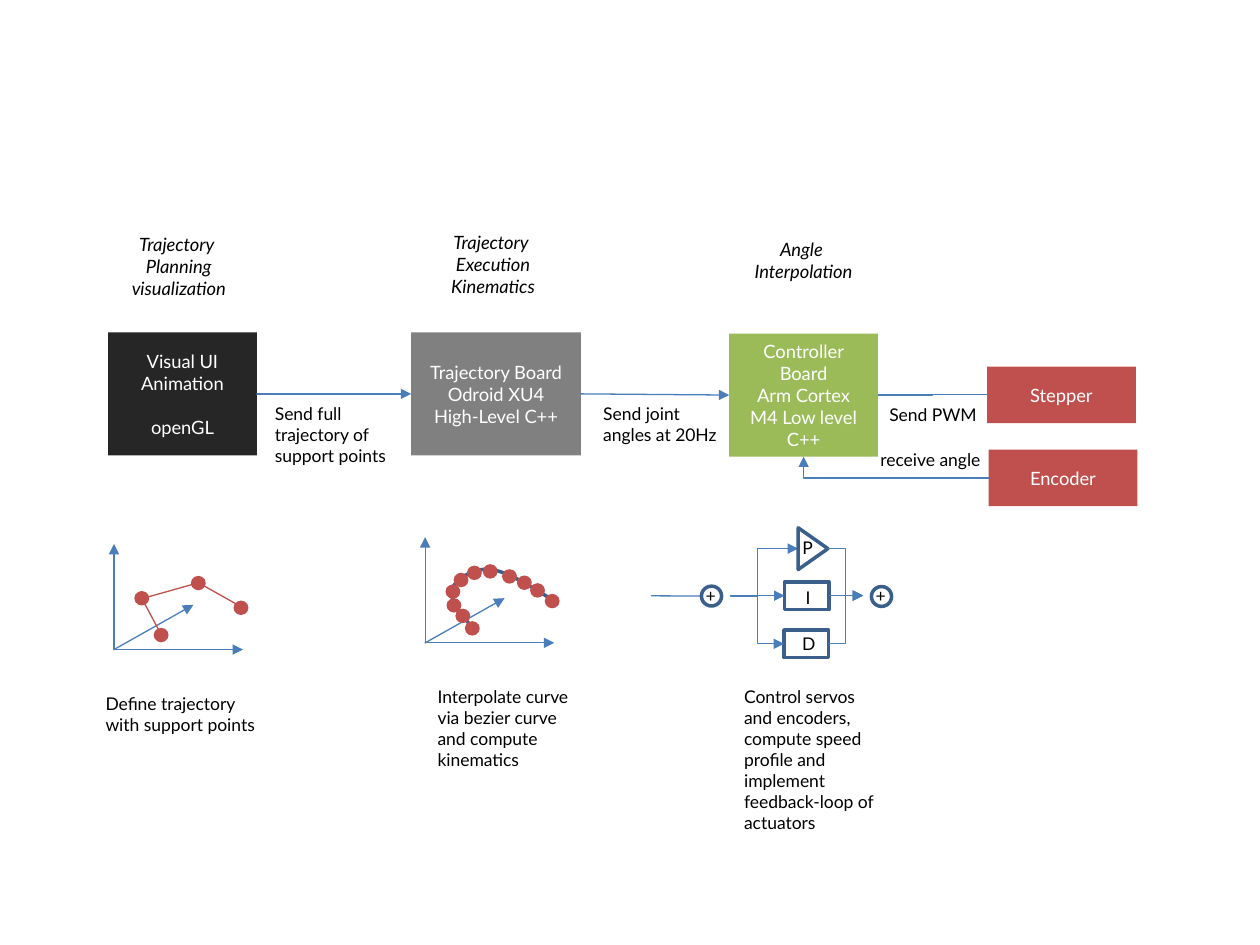
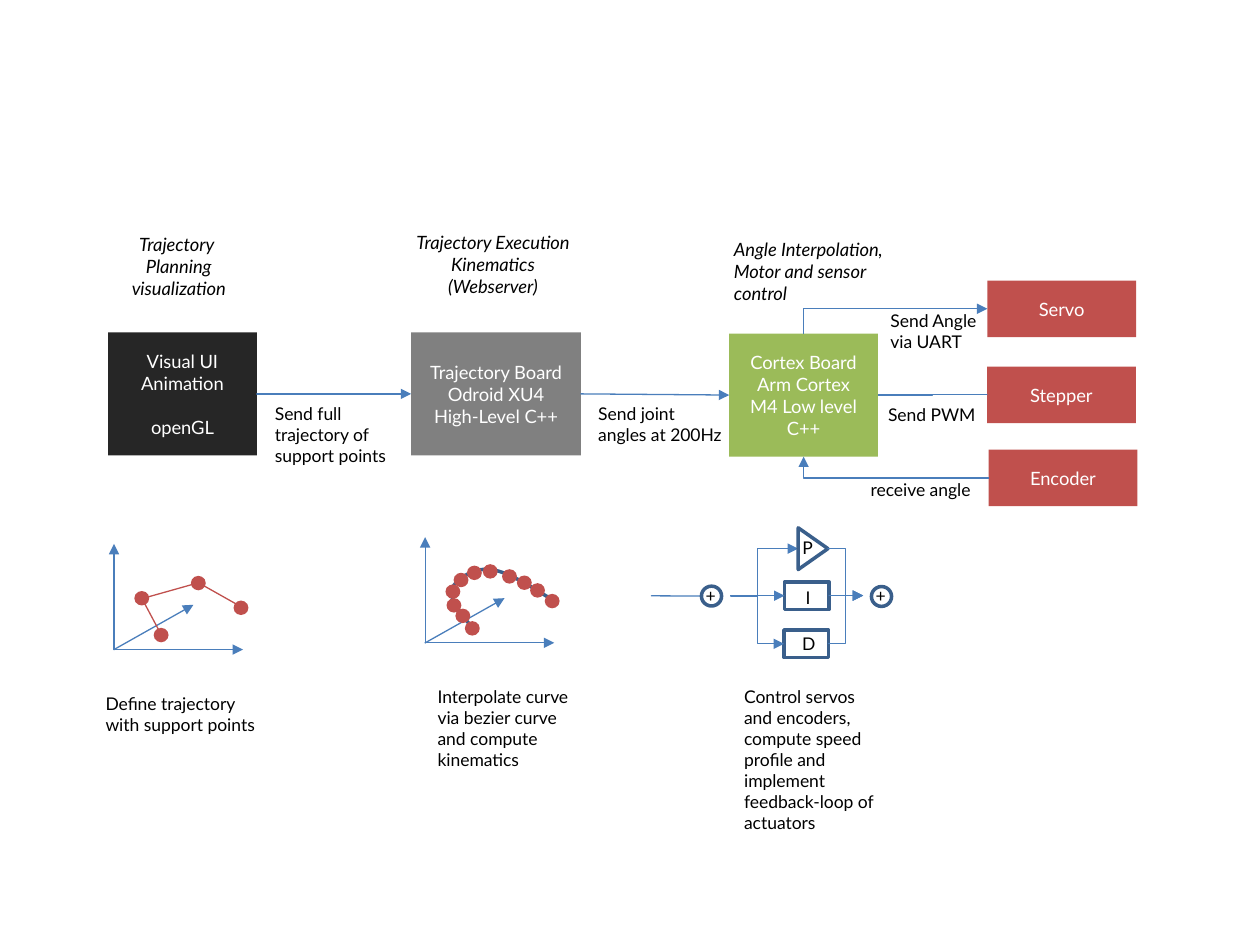
Before and after one commit to goergch/Walter, a slide deck: slide 4 of doc/Walter Documentation.pptx. Drawn at 1260x945 pixels with LibreOffice and Linux fonts; fonts in the diff are those of the drawing. Boxes give left, top, right and bottom in pixels: in the first picture for what was removed or moved away, otherwise in the second. Text is boxed around its words. In the diff, an @@ line names an element or a change of style, - is before the commit and + after.

```diff
--- a/doc/Walter Documentation.pptx
+++ b/doc/Walter Documentation.pptx
@@ text "Trajectory Execution": place and size @@
-text "Trajectory Execution" at [451,235,535,293]
+text "Trajectory Execution" at [416,235,569,296]
@@ text at [416,235,569,253]: text changed @@
-Trajectory
-Execution
+Trajectory Execution
@@ text at [734,242,883,300]: text changed @@
-Angle
-Interpolation
+Angle Interpolation,
+Motor and sensor control
@@ text at [448,279,538,296]: paragraph added @@
+(Webserver)
@@ rectangle added at [988,281,1137,338], fill #C0504D, 10.5 pt, text #FFFFFF @@
+Servo
@@ elbow arrow added from (804, 334) to (988, 309), #4B7EBC 0.75 pt @@
@@ text added at [890,314,976,348], 10 pt, text #000000 @@
+Send Angle
+via UART
@@ text in rectangle at [750,355,857,369]: text changed @@
-Controller Board
+Cortex Board
@@ text at [598,407,721,444]: text changed @@
-Send joint angles at 20Hz
+Send joint angles at 200Hz
@@ text "receive angle": place and size @@
-text "receive angle" at [880,453,981,469]
+text "receive angle" at [871,483,971,499]
```
Also in this commit, not shown: 1 other slide changed, 1 slide added, 1 slide removed, 20 other files.
